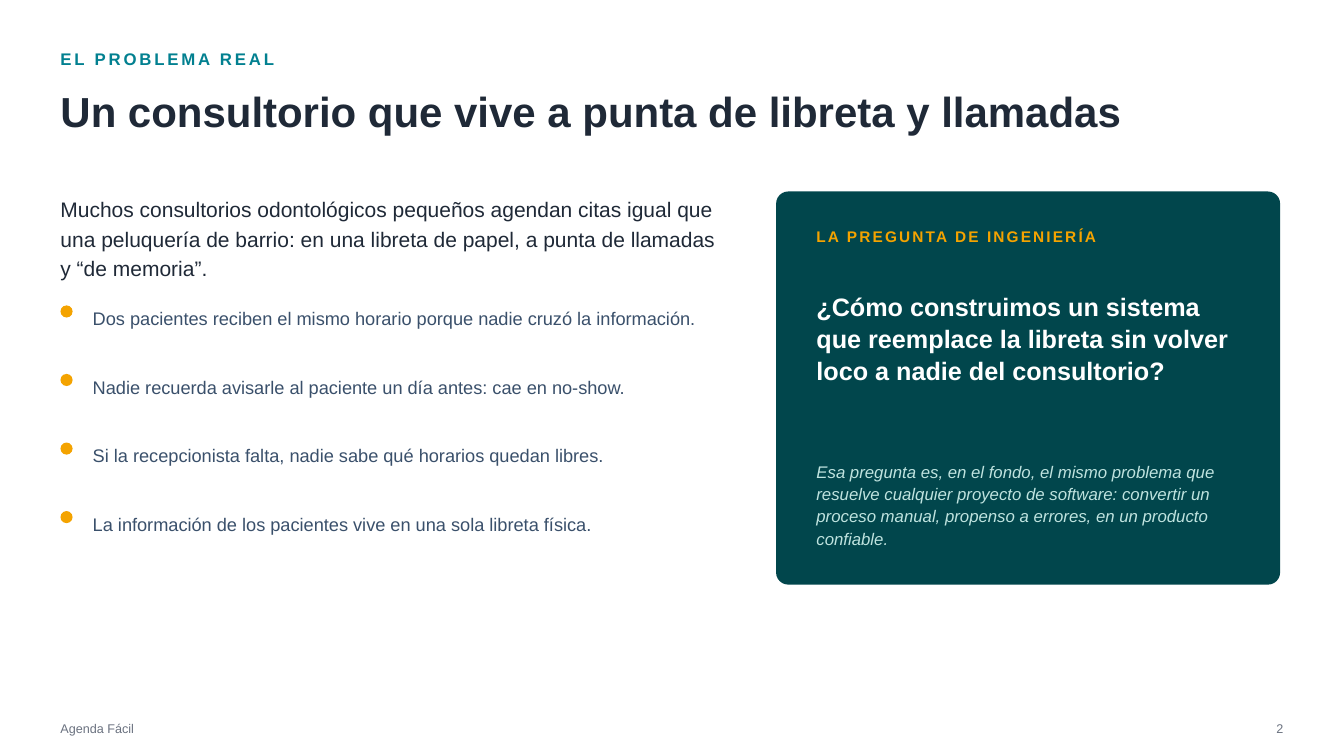
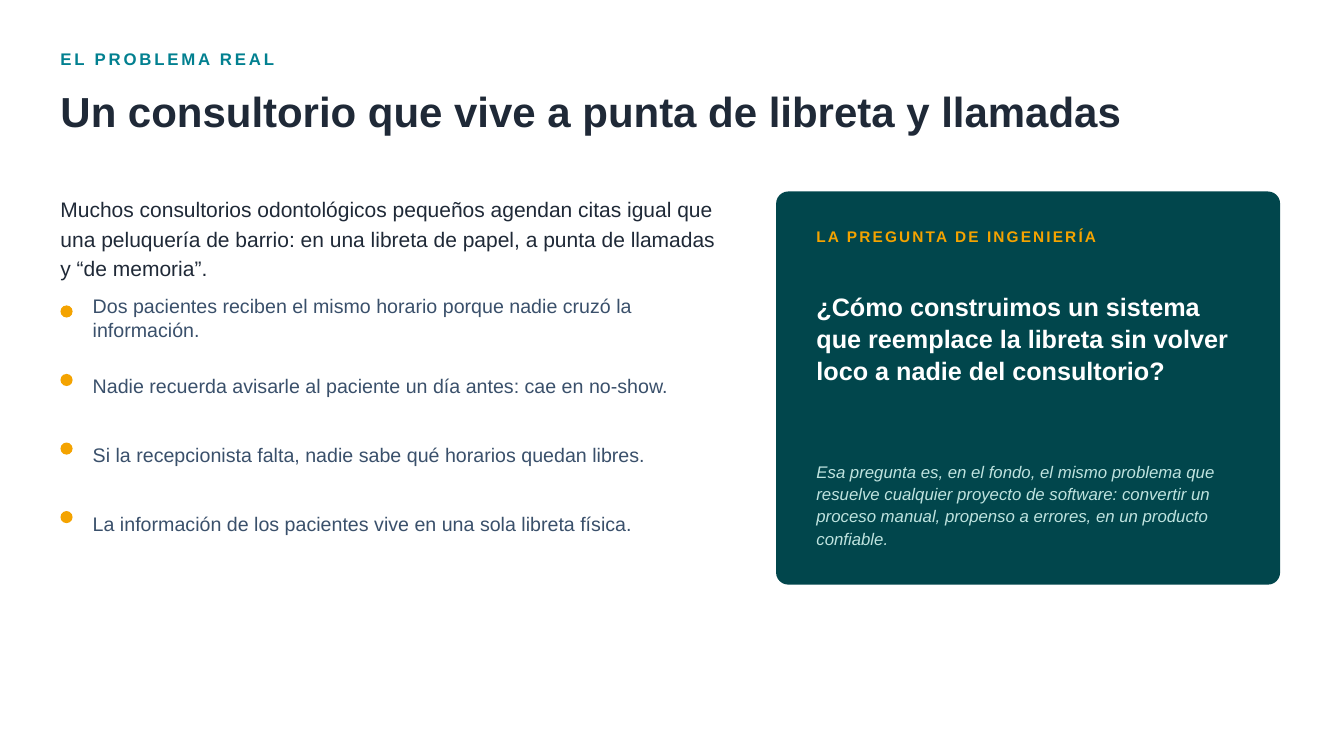
Before and after one commit to sealqui/agenda-facil, a slide deck: slide 3 of Agenda_Facil_Presentacion.pptx. Drawn at 1344x756 pixels with LibreOffice and Linux fonts; fonts in the diff are those of the drawing. Boxes give left, top, right and bottom in pixels: in the first picture for what was removed or moved away, otherwise in the second. Text is boxed around its words. In the diff, an @@ line names an element or a change of style, - is before the commit and + after.

```diff
--- a/Agenda_Facil_Presentacion.pptx
+++ b/Agenda_Facil_Presentacion.pptx
@@ size 13 to 14 pt in 4 elements at [93,298,631,337], [93,378,668,397], [93,447,644,466], [93,516,631,535] @@
@@ text removed at [60,723,134,736] @@
-Agenda Fácil
@@ text removed at [1276,724,1283,733] @@
-2
```
Also in this commit, not shown: 15 other slides changed, 1 other file.
